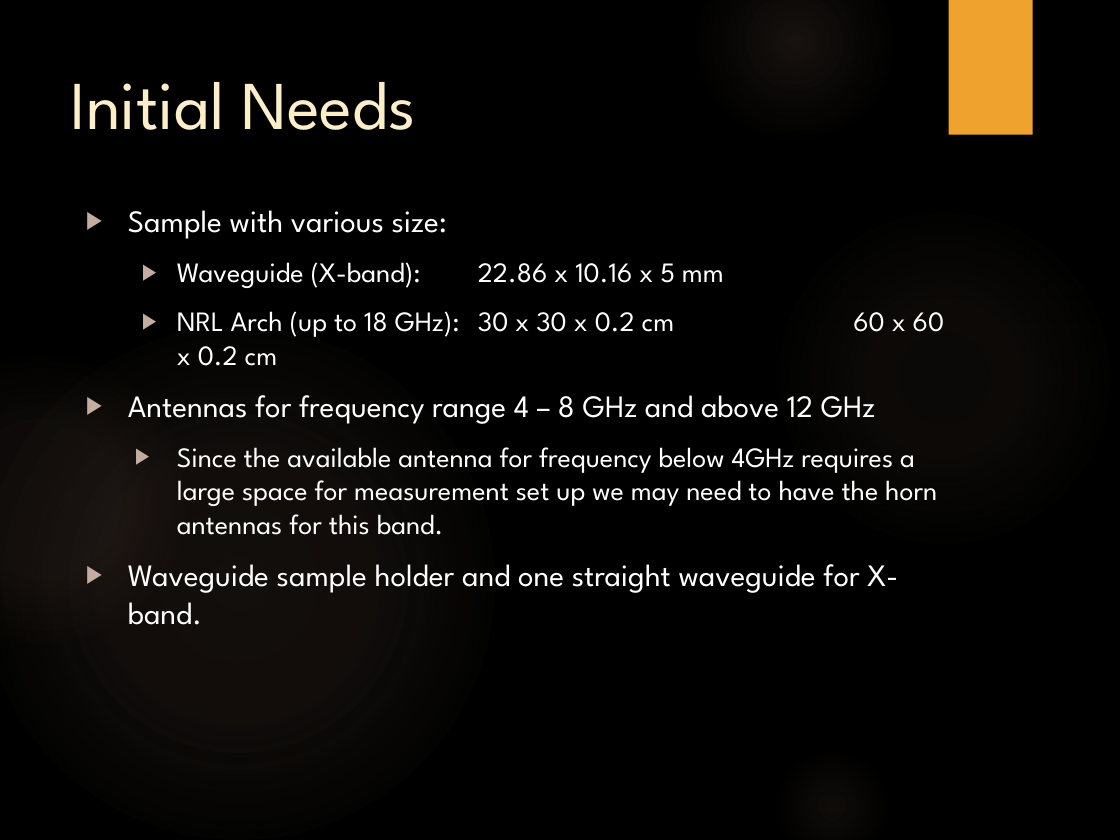
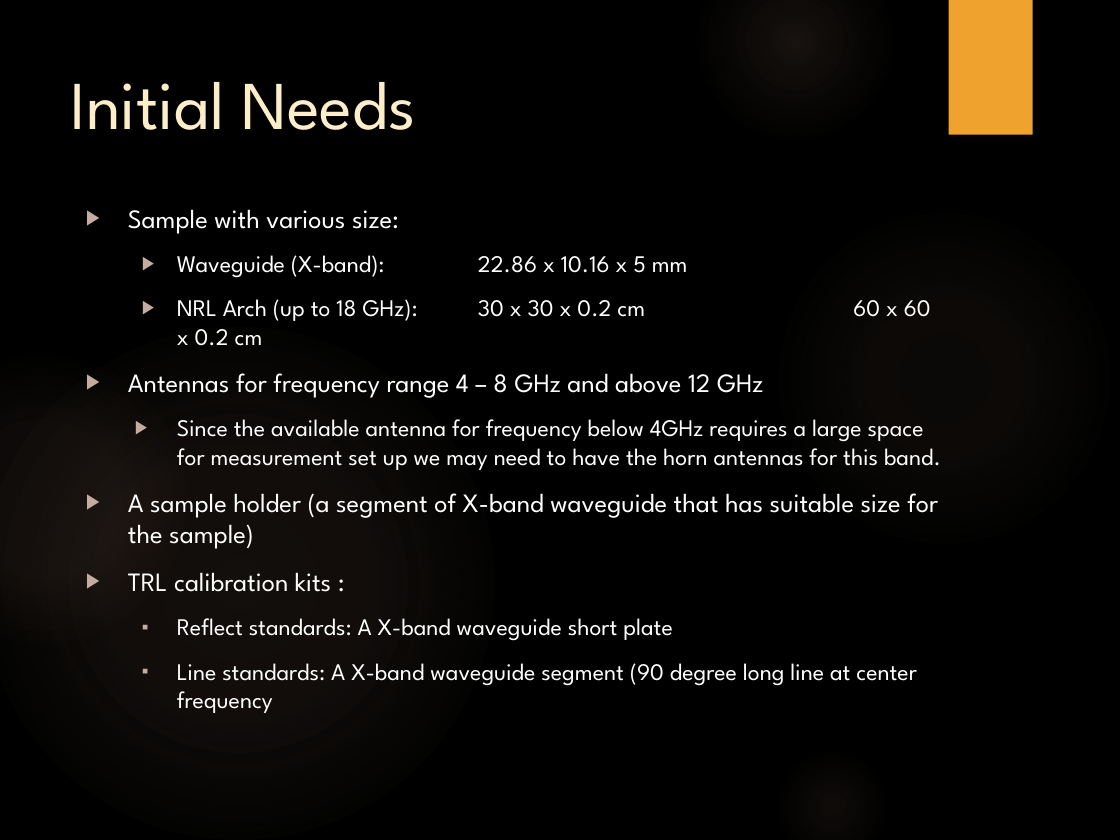
Before and after one commit to trankhiemha/ECE412-413-Capstone-Project-N3, a slide deck: slide 10 of Capstone project proposal presentation.pptx (slide 14 before the commit). Drawn at 1120x840 pixels with LibreOffice and Linux fonts; fonts in the diff are those of the drawing; background and template pictures are left out. Boxes give left, top, right and bottom in pixels: in the first picture for what was removed or moved away, otherwise in the second. Text is boxed around its words. In the diff, an @@ line names an element or a change of style, - is before the commit and + after.

```diff
--- a/Capstone project proposal presentation.pptx
+++ b/Capstone project proposal presentation.pptx
@@ text at (128, 209, 941, 470): size 20 to 17 pt in "Sample with various size:", "Antennas for frequency range 4 – 8 ..."; size 18 to 15.3 pt in "Waveguide (X-band): 22.86 x 10.16 x 5 ...", "NRL Arch (up to 18 GHz): 30 ...", "Since the available antenna for frequency below ..." @@
@@ text at (128, 493, 938, 713): text changed; size 20 to 15.3 pt @@
-▶ Waveguide sample holder and one straight waveguide for X-band.
+▶ A sample holder (a segment of X-band waveguide that has suitable size for the sample)
+▶ TRL calibration kits :
+  ▪ Reflect standards: A X-band waveguide short plate
+  ▪ Line standards: A X-band waveguide segment (90 degree long line at center frequency
```
Also in this commit, not shown: 2 other slides changed, 1 slide removed, 2 other files.
